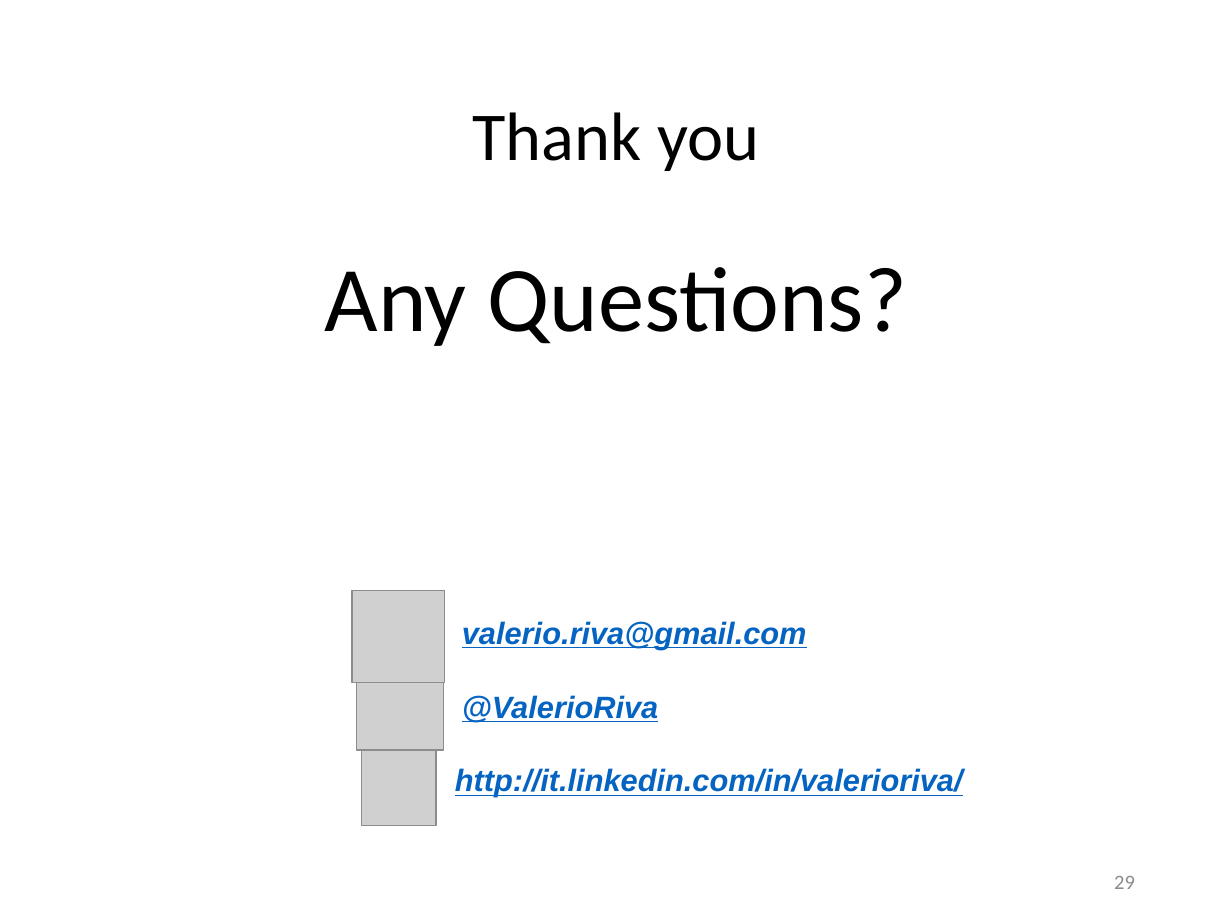
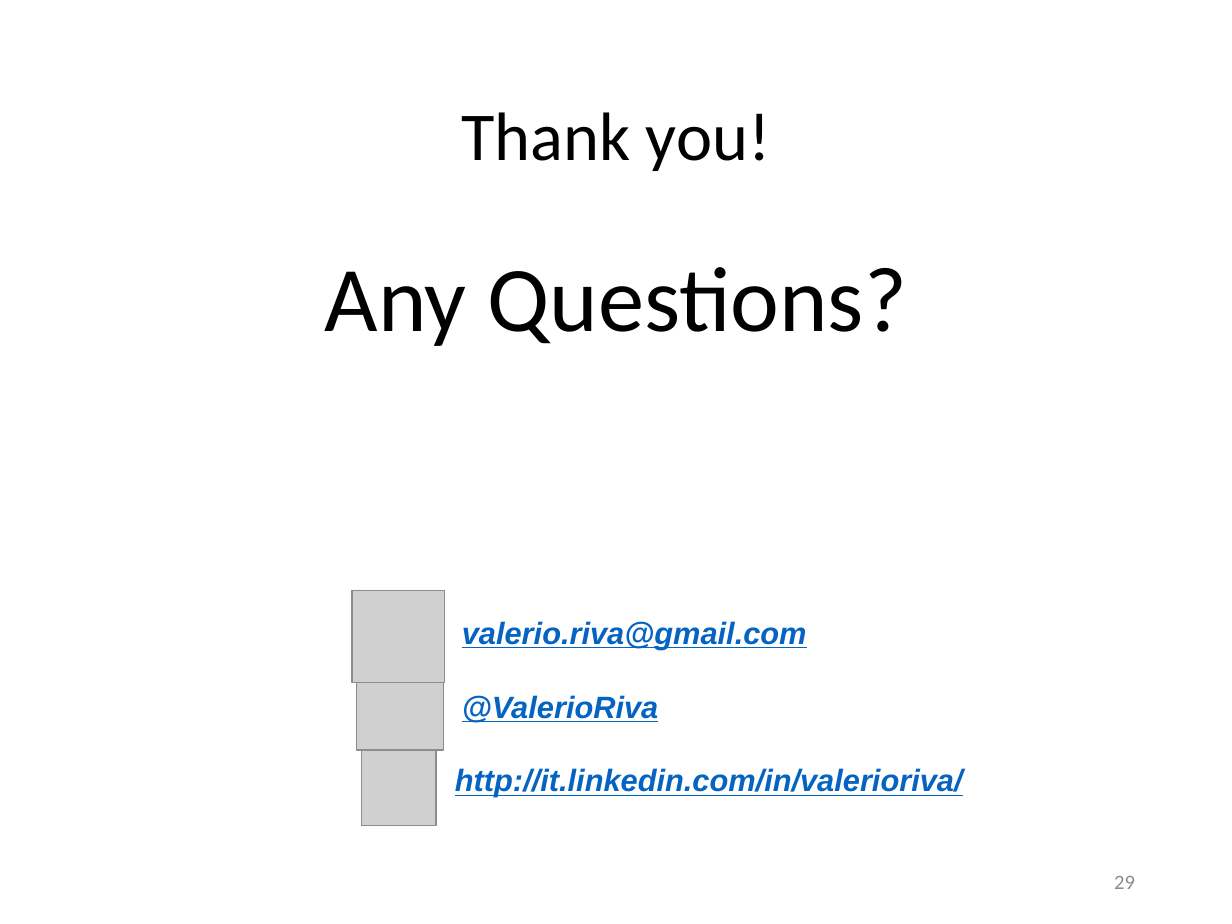
Before and after one commit to Lotti/codemotion2014, a slide deck: slide 29 of codemotion.pptx. Drawn at 1232x924 pixels with LibreOffice and Linux fonts; fonts in the diff are those of the drawing; grey boxes stand for pictures; background and template pictures are left out. Boxes give left, top, right and bottom in pixels: in the first picture for what was removed or moved away, otherwise in the second. Text is boxed around its words. In the diff, an @@ line names an element or a change of style, - is before the commit and + after.

```diff
--- a/codemotion.pptx
+++ b/codemotion.pptx
@@ title at box(462, 112, 770, 171): text changed @@
-Thank you
+Thank you!
```
Also in this commit, not shown: 4 other slides changed.
